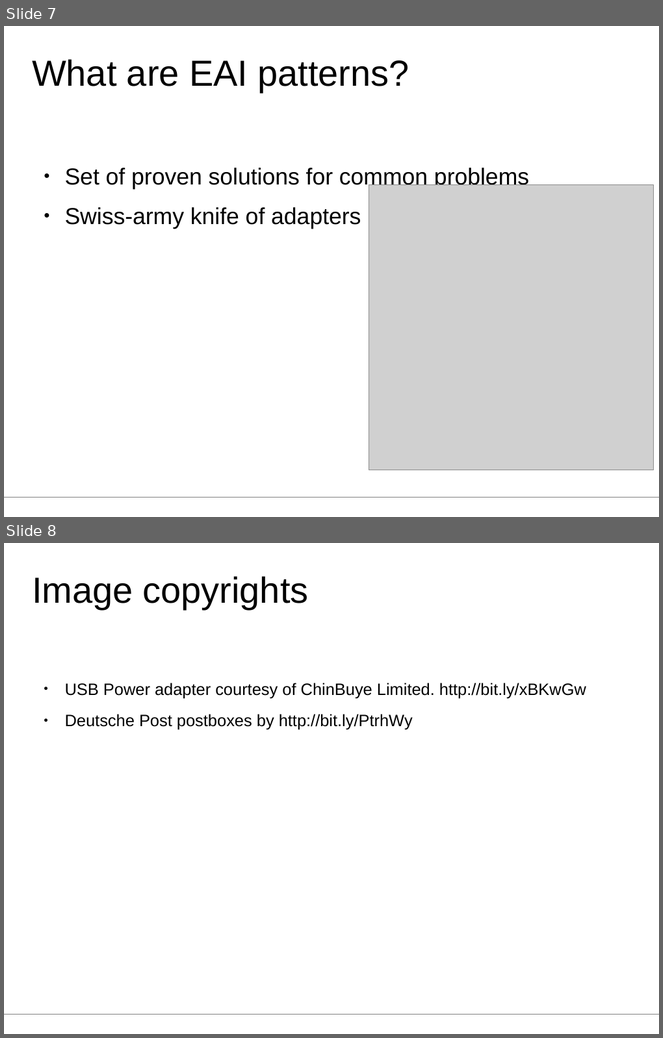
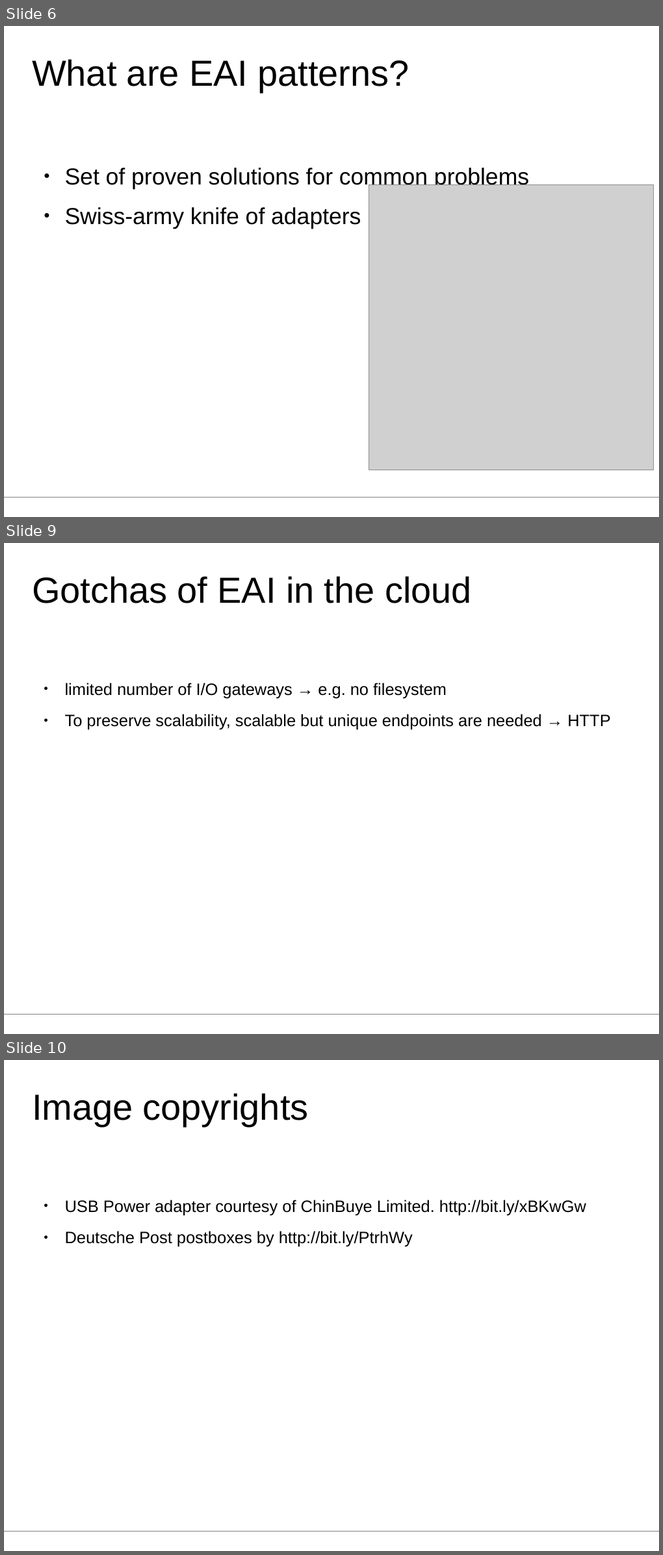
Before and after one commit to aheusingfeld/javaone2012, a slide deck: slides/eai-slides.odp. Shown one above the other, each under a label of ours: slides 7 and 8 before the commit, slides 6, 9 and 10 after it; the slides between them are not shown. The pictures are 663x1038 and 663x1555 pixels, drawn with LibreOffice and Linux fonts; fonts in the diff are those of the drawing; grey boxes stand for pictures. Boxes give left, top, right and bottom in pixels: in the first picture for what was removed or moved away, otherwise in the second. Text is boxed around its words. In the diff, an @@ line names an element or a change of style, - is before the commit and + after.

Commit message:
updated slides

```diff
--- a/slides/eai-slides.odp
+++ b/slides/eai-slides.odp
@@ slide 9 added at (4, 543, 659, 1034), background #FFFFFF; not listed: 1 template element that a slide beside it also shows @@
@@ title added at (32, 576, 472, 603), 44 pt, text #000000 @@
+Gotchas of EAI in the cloud
@@ text added at (65, 683, 610, 730), 20 pt, text #000000 @@
+● limited number of I/O gateways → e.g. no filesystem
+● To preserve scalability, scalable but unique endpoints are needed → HTTP
@@ what was slide 7 is now slide 6 @@
@@ what was slide 8 is now slide 10 @@
```
Also in this commit, not shown: 2 other slides added, 1 slide removed.
